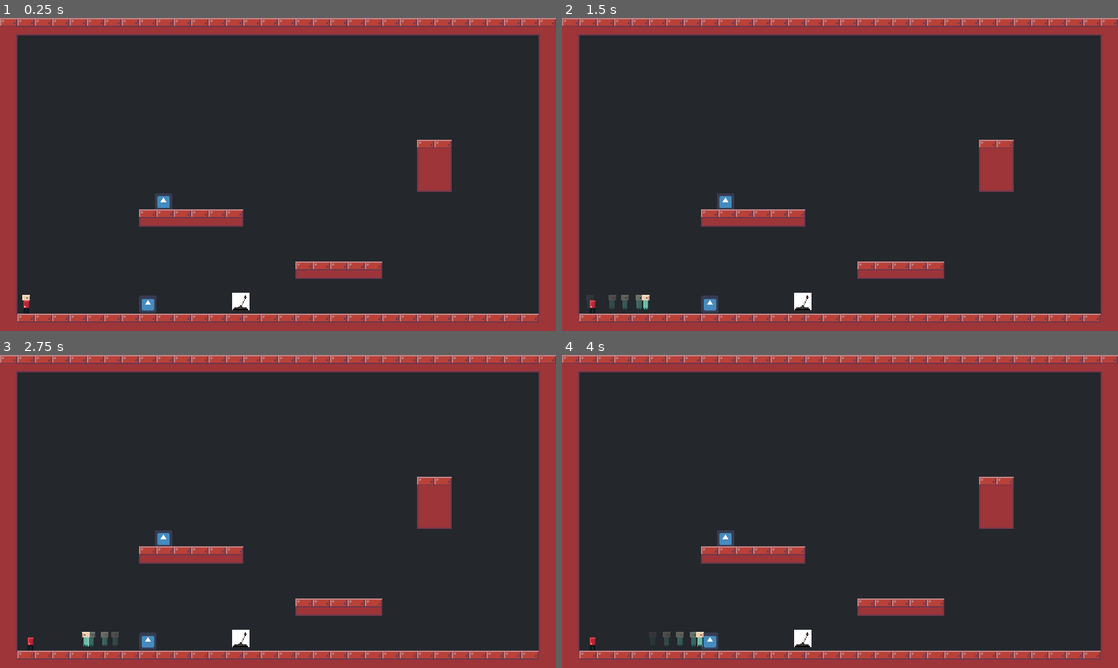
Above: before the commit, frames 1-4 (two rows, left to right).
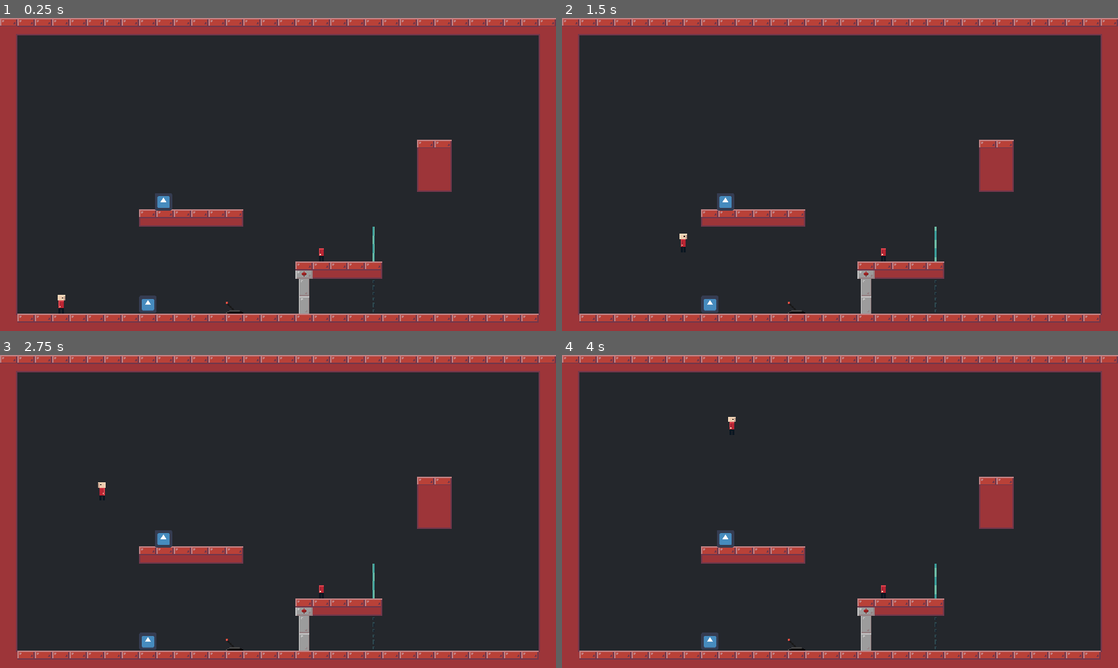
Above: after the commit, the same moments.

Repository: Lunatic-Games/kill-me-now
Game: Godot game, scene res://levels/level_test.tscn
Two runs of this game, one before a commit and one after it. Both use one fixed random seed, a clock stepped at 60 frames per second and the inputs below. The engine's default icon, where the game draws it, is replaced by a stand-in: a white triangle on a blue panel in a dark square.
Inputs:
- Up to frame 1 (0.25 s): no input
- Up to frame 2 (1.5 s): tap Enter at 0.5 s; hold D (move_right) from 0.53 s (still down); tap E (interact, bound only after the commit) at 0.6 s; tap Space (jump) at 0.77, 1.07 s; tap Q (interact, bound only before the commit) at 0.8, 1.35 s
- Up to frame 3 (2.75 s): tap Space (jump) at 1.52, 1.55, 1.82, 2.1 s; release D (move_right) at 2.03 s; hold A (move_left) from 2.03 s (still down); tap E (interact, bound only after the commit) at 2.3 s
- Up to frame 4 (4 s): release A (move_left) at 2.78 s; hold D (move_right) from 2.78 s (still down); tap E (interact, bound only after the commit) at 2.85 s; tap Space (jump) at 3.02, 3.32, 3.77, 3.8 s; tap Q (interact, bound only before the commit) at 3.05, 3.6 s

The runs differ from the first frame. In frame 1, 0.7% of the frame differs, in the area x 4-68%, y 61-95%; in frame 2, 0.9%; in frame 3, 0.9%, in the area x 5-68%, y 40-95%; in frame 4, 0.9%.

Commit message:
Added gates, fences, and soul fences

Diff:
--- a/player/player.gd
+++ b/body/body.gd
@@ -15,7 +15,7 @@
 
 func _physics_process(delta):
 	if has_node("Soul"):
-		if Input.is_action_just_pressed("release_soul"):
+		if Input.is_action_just_pressed("move_down"):
 			release_soul()
 			return
 
@@ -29,7 +29,8 @@
 		if Input.is_action_pressed("move_right"):
 			movement.x += 1
 			set_direction(1)
-		if Input.is_action_just_pressed("jump") and jumps_used < NUM_JUMPS:
+		if (Input.is_action_just_pressed("jump") or
+				Input.is_action_just_pressed("move_up") and jumps_used < NUM_JUMPS):
 			jumps_used += 1
 			velocity.y = -JUMP_SPEED
 
--- a/player/player.tscn
+++ b/body/body.tscn
@@ -1,8 +1,7 @@
-[gd_scene load_steps=7 format=2]
+[gd_scene load_steps=9 format=2]
 
-[ext_resource path="res://player/player.png" type="Texture" id=1]
-[ext_resource path="res://player/player.gd" type="Script" id=2]
-[ext_resource path="res://soul/soul.tscn" type="PackedScene" id=4]
+[ext_resource path="res://body/body.gd" type="Script" id=2]
+[ext_resource path="res://body/body.png" type="Texture" id=3]
 
 [sub_resource type="RectangleShape2D" id=1]
 extents = Vector2( 5, 17 )
@@ -13,17 +12,25 @@
 [sub_resource type="RectangleShape2D" id=3]
 extents = Vector2( 22, 24 )
 
+[sub_resource type="Animation" id=4]
+resource_name = "falling"
+
+[sub_resource type="Animation" id=5]
+resource_name = "idle"
+loop = true
+
+[sub_resource type="Animation" id=6]
+resource_name = "moving"
+
 [node name="Player" type="KinematicBody2D"]
+collision_layer = 0
 script = ExtResource( 2 )
 __meta__ = {
 "_edit_group_": true
 }
 
-[node name="Soul" parent="." instance=ExtResource( 4 )]
-position = Vector2( 0, 4 )
-
 [node name="BodySprite" type="Sprite" parent="."]
-texture = ExtResource( 1 )
+texture = ExtResource( 3 )
 
 [node name="BodyCollisionShape2D" type="CollisionShape2D" parent="."]
 position = Vector2( -1, 7 )
@@ -37,11 +44,18 @@
 shape = SubResource( 2 )
 
 [node name="AttachmentPoint" type="Position2D" parent="."]
+visible = false
 position = Vector2( 0, 4 )
 
 [node name="InteractArea" type="Area2D" parent="."]
+visible = false
 
 [node name="CollisionShape2D" type="CollisionShape2D" parent="InteractArea"]
 shape = SubResource( 3 )
+
+[node name="AnimationPlayer" type="AnimationPlayer" parent="."]
+anims/falling = SubResource( 4 )
+anims/idle = SubResource( 5 )
+anims/moving = SubResource( 6 )
 [connection signal="area_entered" from="InteractArea" to="." method="_on_InteractArea_area_entered"]
 [connection signal="area_exited" from="InteractArea" to="." method="_on_InteractArea_area_exited"]
--- /dev/null
+++ b/contraptions/fence/fence.tscn
@@ -0,0 +1,15 @@
+[gd_scene load_steps=3 format=2]
+
+[ext_resource path="res://contraptions/fence/fence.png" type="Texture" id=1]
+
+[sub_resource type="RectangleShape2D" id=1]
+extents = Vector2( 2, 16 )
+
+[node name="Fence" type="StaticBody2D"]
+position = Vector2( 448, 272 )
+
+[node name="CollisionShape2D" type="CollisionShape2D" parent="."]
+shape = SubResource( 1 )
+
+[node name="Sprite" type="Sprite" parent="."]
+texture = ExtResource( 1 )
--- /dev/null
+++ b/contraptions/gate/gate.gd
@@ -0,0 +1,9 @@
+extends Node2D
+
+
+func open():
+	$AnimationPlayer.play("open")
+
+
+func close():
+	$AnimationPlayer.play_backwards("open")
--- /dev/null
+++ b/contraptions/gate/gate.tscn
@@ -0,0 +1,83 @@
+[gd_scene load_steps=7 format=2]
+
+[ext_resource path="res://contraptions/gate/gate.gd" type="Script" id=1]
+[ext_resource path="res://contraptions/gem/gem.png" type="Texture" id=2]
+[ext_resource path="res://contraptions/gate/gate.png" type="Texture" id=3]
+
+[sub_resource type="RectangleShape2D" id=1]
+extents = Vector2( 10, 16 )
+
+[sub_resource type="RectangleShape2D" id=2]
+extents = Vector2( 10, 16 )
+
+[sub_resource type="Animation" id=3]
+resource_name = "open"
+tracks/0/type = "value"
+tracks/0/path = NodePath("Upper:position")
+tracks/0/interp = 1
+tracks/0/loop_wrap = true
+tracks/0/imported = false
+tracks/0/enabled = true
+tracks/0/keys = {
+"times": PoolRealArray( 0, 1 ),
+"transitions": PoolRealArray( 1, 1 ),
+"update": 0,
+"values": [ Vector2( 0, -16 ), Vector2( 0, -48 ) ]
+}
+tracks/1/type = "value"
+tracks/1/path = NodePath("Lower:position")
+tracks/1/interp = 1
+tracks/1/loop_wrap = true
+tracks/1/imported = false
+tracks/1/enabled = true
+tracks/1/keys = {
+"times": PoolRealArray( 0, 1 ),
+"transitions": PoolRealArray( 1, 1 ),
+"update": 0,
+"values": [ Vector2( 0, 16 ), Vector2( 0, 48 ) ]
+}
+
+[node name="Gate" type="Node2D"]
+script = ExtResource( 1 )
+
+[node name="Upper" type="StaticBody2D" parent="."]
+position = Vector2( 0, -16 )
+z_index = -1
+z_as_relative = false
+
+[node name="Sprite" type="Sprite" parent="Upper"]
+texture = ExtResource( 3 )
+region_enabled = true
+region_rect = Rect2( 0, 0, 32, 32 )
+
+[node name="CollisionShape2D" type="CollisionShape2D" parent="Upper"]
+visible = false
+shape = SubResource( 1 )
+
+[node name="Lower" type="StaticBody2D" parent="."]
+position = Vector2( 0, 16 )
+z_index = -1
+z_as_relative = false
+
+[node name="Sprite" type="Sprite" parent="Lower"]
+texture = ExtResource( 3 )
+region_enabled = true
+region_rect = Rect2( 32, 0, 32, 32 )
+
+[node name="CollisionShape2D" type="CollisionShape2D" parent="Lower"]
+visible = false
+shape = SubResource( 2 )
+
+[node name="Top" type="Sprite" parent="."]
+position = Vector2( 0, -32 )
+texture = ExtResource( 3 )
+region_enabled = true
+region_rect = Rect2( 64, 0, 32, 32 )
+
+[node name="Gem" type="Sprite" parent="."]
+modulate = Color( 1, 0.227451, 0.227451, 1 )
+position = Vector2( 1, -40 )
+texture = ExtResource( 2 )
+
+[node name="AnimationPlayer" type="AnimationPlayer" parent="."]
+anims/open = SubResource( 3 )
--- /dev/null
+++ b/contraptions/lever/lever.gd
@@ -0,0 +1,16 @@
+extends Node2D
+
+
+signal pulled
+
+var toggled = false
+
+
+func interact():
+	toggled = !toggled
+	if toggled:
+		$AnimationPlayer.play("flip_right")
+		emit_signal("pulled", true)
+	else:
+		$AnimationPlayer.play("flip_left")
+		emit_signal("pulled", false)
--- /dev/null
+++ b/contraptions/lever/lever.tscn
@@ -0,0 +1,59 @@
+[gd_scene load_steps=6 format=2]
+
+[ext_resource path="res://contraptions/lever/lever.gd" type="Script" id=1]
+[ext_resource path="res://contraptions/lever/lever.png" type="Texture" id=2]
+
+[sub_resource type="RectangleShape2D" id=1]
+
+[sub_resource type="Animation" id=2]
+resource_name = "flip_left"
+length = 0.2
+tracks/0/type = "value"
+tracks/0/path = NodePath("Sprite:region_rect")
+tracks/0/interp = 1
+tracks/0/loop_wrap = true
+tracks/0/imported = false
+tracks/0/enabled = true
+tracks/0/keys = {
+"times": PoolRealArray( 0, 0.1, 0.2 ),
+"transitions": PoolRealArray( 1, 1, 1 ),
+"update": 1,
+"values": [ Rect2( 64, 0, 32, 32 ), Rect2( 96, 0, 32, 32 ), Rect2( 0, 0, 32, 32 ) ]
+}
+
+[sub_resource type="Animation" id=3]
+length = 0.2
+tracks/0/type = "value"
+tracks/0/path = NodePath("Sprite:region_rect")
+tracks/0/interp = 1
+tracks/0/loop_wrap = true
+tracks/0/imported = false
+tracks/0/enabled = true
+tracks/0/keys = {
+"times": PoolRealArray( 0, 0.1, 0.2 ),
+"transitions": PoolRealArray( 1, 1, 1 ),
+"update": 1,
+"values": [ Rect2( 0, 0, 32, 32 ), Rect2( 32, 0, 32, 32 ), Rect2( 64, 0, 32, 32 ) ]
+}
+
+[node name="Lever" type="Node2D"]
+position = Vector2( 516, 305 )
+script = ExtResource( 1 )
+
+[node name="Sprite" type="Sprite" parent="."]
+texture = ExtResource( 2 )
+region_enabled = true
+region_rect = Rect2( 0, 0, 32, 32 )
+
+[node name="Area2D" type="Area2D" parent="." groups=[
+"interactable",
+]]
+visible = false
+
+[node name="CollisionShape2D" type="CollisionShape2D" parent="Area2D"]
+scale = Vector2( 2, 2 )
+shape = SubResource( 1 )
+
+[node name="AnimationPlayer" type="AnimationPlayer" parent="."]
+anims/flip_left = SubResource( 2 )
+anims/flip_right = SubResource( 3 )
--- /dev/null
+++ b/contraptions/soul_fence/soul_fence.tscn
@@ -0,0 +1,39 @@
+[gd_scene load_steps=4 format=2]
+
+[ext_resource path="res://contraptions/soul_fence/soul_fence.png" type="Texture" id=1]
+
+[sub_resource type="Animation" id=1]
+resource_name = "spiral"
+loop = true
+step = 0.05
+tracks/0/type = "value"
+tracks/0/path = NodePath(".:region_rect")
+tracks/0/interp = 1
+tracks/0/loop_wrap = true
+tracks/0/imported = false
+tracks/0/enabled = true
+tracks/0/keys = {
+"times": PoolRealArray( 0, 0.25, 0.5, 0.75 ),
+"transitions": PoolRealArray( 1, 1, 1, 1 ),
+"update": 1,
+"values": [ Rect2( 0, 0, 32, 32 ), Rect2( 32, 0, 32, 32 ), Rect2( 64, 0, 32, 32 ), Rect2( 96, 0, 32, 32 ) ]
+}
+
+[sub_resource type="RectangleShape2D" id=2]
+extents = Vector2( 2, 16 )
+
+[node name="SoulFence" type="StaticBody2D"]
+collision_layer = 2
+collision_mask = 2
+
+[node name="Sprite" type="Sprite" parent="."]
+texture = ExtResource( 1 )
+region_enabled = true
+region_rect = Rect2( 96, 0, 32, 32 )
+
+[node name="AnimationPlayer" type="AnimationPlayer" parent="Sprite"]
+autoplay = "spiral"
+anims/spiral = SubResource( 1 )
+
+[node name="CollisionShape2D" type="CollisionShape2D" parent="."]
+shape = SubResource( 2 )
--- a/levels/level_test.tscn
+++ b/levels/level_test.tscn
@@ -1,26 +1,28 @@
-[gd_scene load_steps=6 format=2]
+[gd_scene load_steps=11 format=2]
 
 [ext_resource path="res://tiles/dungeon_tileset.tres" type="TileSet" id=1]
-[ext_resource path="res://player/player.tscn" type="PackedScene" id=2]
+[ext_resource path="res://body/body.tscn" type="PackedScene" id=2]
 [ext_resource path="res://npc/npc.tscn" type="PackedScene" id=3]
 [ext_resource path="res://icon.png" type="Texture" id=4]
-[ext_resource path="res://lever/lever.tscn" type="PackedScene" id=5]
+[ext_resource path="res://contraptions/lever/lever.tscn" type="PackedScene" id=5]
+[ext_resource path="res://soul/soul.tscn" type="PackedScene" id=6]
+[ext_resource path="res://contraptions/gate/gate.tscn" type="PackedScene" id=7]
+[ext_resource path="res://contraptions/soul_fence/soul_fence.tscn" type="PackedScene" id=8]
+[ext_resource path="res://contraptions/fence/fence.tscn" type="PackedScene" id=9]
+
+[sub_resource type="GDScript" id=1]
+script/source = "extends \"res://contraptions/gate/gate.gd\"
+
+
+
+func _on_Lever_pulled(on):
+	if on:
+		open()
+	else:
+		close()
+"
 
 [node name="LevelTest" type="Node2D"]
-
-[node name="Player" parent="." instance=ExtResource( 2 )]
-position = Vector2( 49.1369, 526.647 )
-
-[node name="NPC" parent="." instance=ExtResource( 3 )]
-position = Vector2( 272.343, 526.789 )
-z_index = -1
-dialogue = [ "Wow you found me!", "I wonder how big these texts can get...", "Oh well, I guess we'll never know!!" ]
-npc_texture = ExtResource( 4 )
-
-[node name="NPC2" parent="." instance=ExtResource( 3 )]
-position = Vector2( 300.887, 337.969 )
-dialogue = [ "Hey, good job getting up here!", "Im kinda stuck..." ]
-npc_texture = ExtResource( 4 )
 
 [node name="TileMap" type="TileMap" parent="."]
 tile_set = ExtResource( 1 )
@@ -30,6 +32,45 @@
 format = 1
 tile_data = PoolIntArray( 65535, 0, 65537, 0, 0, 131072, 1, 0, 3, 2, 0, 3, 3, 0, 3, 4, 0, 3, 5, 0, 3, 6, 0, 3, 7, 0, 3, …(3072 unchanged characters)…
 
+[node name="SoulFence" parent="." instance=ExtResource( 8 )]
+position = Vector2( 688, 432 )
+
+[node name="SoulFence2" parent="." instance=ExtResource( 8 )]
+position = Vector2( 688, 400 )
+
 [node name="Lever" parent="." instance=ExtResource( 5 )]
-position = Vector2( 443, 521 )
+position = Vector2( 432, 528 )
 z_index = -1
+
+[node name="Gate" parent="." instance=ExtResource( 7 )]
+position = Vector2( 560, 512 )
+script = SubResource( 1 )
+
+[node name="NPC" parent="." instance=ExtResource( 3 )]
+position = Vector2( 272.343, 526.789 )
+dialogue = [ "Wow you found me!", "I wonder how big these texts can get...", "Oh well, I guess we'll never know!!" ]
+npc_texture = ExtResource( 4 )
+
+[node name="NPC2" parent="." instance=ExtResource( 3 )]
+position = Vector2( 300.887, 337.969 )
+dialogue = [ "Hey, good job getting up here!", "Im kinda stuck..." ]
+npc_texture = ExtResource( 4 )
+
+[node name="Body" parent="." instance=ExtResource( 2 )]
+position = Vector2( 114, 520 )
+z_index = 1
+z_as_relative = false
+
+[node name="Soul" parent="Body" instance=ExtResource( 6 )]
+position = Vector2( 0, 4 )
+z_as_relative = false
+
+[node name="Body2" parent="." instance=ExtResource( 2 )]
+position = Vector2( 593, 424 )
+
+[node name="Fence" parent="." instance=ExtResource( 9 )]
+position = Vector2( 688, 528 )
+
+[node name="Fence2" parent="." instance=ExtResource( 9 )]
+position = Vector2( 688, 496 )
+[connection signal="pulled" from="Lever" to="Gate" method="_on_Lever_pulled"]
--- a/lever/lever.gd
+++ /dev/null
@@ -1,13 +0,0 @@
-signal lever_pull
-
-extends Node2D
-
-var direction = -1
-
-func interact():
-	if direction > 0:
-		direction = -1
-	else:
-		direction = 1
-	$Sprite.scale.x = direction
-	emit_signal("lever_pull")
--- a/lever/lever.tscn
+++ /dev/null
@@ -1,20 +0,0 @@
-[gd_scene load_steps=4 format=2]
-
-[ext_resource path="res://lever/lever.png" type="Texture" id=1]
-[ext_resource path="res://lever/lever.gd" type="Script" id=2]
-
-[sub_resource type="RectangleShape2D" id=1]
-
-[node name="Lever" type="Node2D"]
-script = ExtResource( 2 )
-
-[node name="Sprite" type="Sprite" parent="."]
-texture = ExtResource( 1 )
-
-[node name="Area2D" type="Area2D" parent="." groups=[
-"interactable",
-]]
-
-[node name="CollisionShape2D" type="CollisionShape2D" parent="Area2D"]
-scale = Vector2( 2, 2 )
-shape = SubResource( 1 )
--- a/npc/npc.gd
+++ b/npc/npc.gd
@@ -10,7 +10,6 @@
 	$Dialogue.content = dialogue
 
 func interact_enter():
-	print("Entered NPC area")
 	if !showing_text:
 		$Dialogue._make_active()
 		showing_text = true
@@ -20,7 +19,6 @@
 		$Dialogue._flip_page()
 
 func interact_exit():
-	print("Exited NPC area")
 	if showing_text:
 		$Dialogue._make_inactive()
 		showing_text = false
--- a/project.godot
+++ b/project.godot
@@ -79,12 +79,6 @@
 "events": [ Object(InputEventKey,"resource_local_to_scene":false,"resource_name":"","device":0,"alt":false,"shift":false,"control":false,"meta":false,"command":false,"pressed":false,"scancode":32,"unicode":0,"echo":false,"script":null)
  ]
 }
-release_soul={
-"deadzone": 0.5,
-"events": [ Object(InputEventKey,"resource_local_to_scene":false,"resource_name":"","device":0,"alt":false,"shift":false,"control":false,"meta":false,"command":false,"pressed":false,"scancode":69,"unicode":0,"echo":false,"script":null)
-, Object(InputEventJoypadButton,"resource_local_to_scene":false,"resource_name":"","device":-1,"button_index":1,"pressure":0.0,"pressed":false,"script":null)
- ]
-}
 move_left={
 "deadzone": 0.5,
 "events": [ Object(InputEventKey,"resource_local_to_scene":false,"resource_name":"","device":0,"alt":false,"shift":false,"control":false,"meta":false,"command":false,"pressed":false,"scancode":65,"unicode":0,"echo":false,"script":null)
@@ -115,8 +109,8 @@
 }
 interact={
 "deadzone": 0.5,
-"events": [ Object(InputEventKey,"resource_local_to_scene":false,"resource_name":"","device":0,"alt":false,"shift":false,"control":false,"meta":false,"command":false,"pressed":false,"scancode":81,"unicode":0,"echo":false,"script":null)
-, Object(InputEventJoypadButton,"resource_local_to_scene":false,"resource_name":"","device":-1,"button_index":0,"pressure":0.0,"pressed":false,"script":null)
+"events": [ Object(InputEventKey,"resource_local_to_scene":false,"resource_name":"","device":0,"alt":false,"shift":false,"control":false,"meta":false,"command":false,"pressed":false,"scancode":69,"unicode":0,"echo":false,"script":null)
+, Object(InputEventJoypadButton,"resource_local_to_scene":false,"resource_name":"","device":-1,"button_index":1,"pressure":0.0,"pressed":false,"script":null)
  ]
 }
 
--- a/soul/soul.gd
+++ b/soul/soul.gd
@@ -53,6 +53,7 @@
 	get_parent().remove_child(self)
 	body.add_child(self)
 	body.move_child(self, 0)
+	body.set_direction(sign($Sprite.scale.x))
 	position = body.get_node("AttachmentPoint").position
 
 
--- a/soul/soul.tscn
+++ b/soul/soul.tscn
@@ -4,24 +4,23 @@
 [ext_resource path="res://soul/soul.gd" type="Script" id=2]
 [ext_resource path="res://soul/soul_particle.png" type="Texture" id=3]
 
-[sub_resource type="Gradient" id=4]
+[sub_resource type="Gradient" id=1]
 colors = PoolColorArray( 0.584314, 0.768627, 0.784314, 0.666667, 1, 1, 1, 0 )
 
-[sub_resource type="GradientTexture" id=5]
-gradient = SubResource( 4 )
+[sub_resource type="GradientTexture" id=2]
+gradient = SubResource( 1 )
 
 [sub_resource type="ParticlesMaterial" id=3]
 flag_disable_z = true
 gravity = Vector3( 0, 0, 0 )
 orbit_velocity = 0.0
 orbit_velocity_random = 0.0
-color_ramp = SubResource( 5 )
+color_ramp = SubResource( 2 )
 
-[sub_resource type="RectangleShape2D" id=1]
+[sub_resource type="RectangleShape2D" id=4]
 extents = Vector2( 5, 13 )
 
-[sub_resource type="Animation" id=2]
-resource_name = "idle"
+[sub_resource type="Animation" id=5]
 length = 0.7
 loop = true
 step = 0.05
@@ -62,11 +61,11 @@
 [node name="CollisionShape2D" type="CollisionShape2D" parent="."]
 visible = false
 position = Vector2( -1, -1 )
-shape = SubResource( 1 )
+shape = SubResource( 4 )
 
 [node name="AnimationPlayer" type="AnimationPlayer" parent="."]
 autoplay = "idle"
-anims/idle = SubResource( 2 )
+anims/idle = SubResource( 5 )
 
 [node name="AttachmentArea" type="Area2D" parent="."]
 visible = false
@@ -76,7 +75,7 @@
 shape = SubResource( 6 )
 
 [node name="ReattachCooldown" type="Timer" parent="."]
-wait_time = 0.5
+wait_time = 0.1
 one_shot = true
 [connection signal="area_entered" from="AttachmentArea" to="." method="_on_AttachmentArea_area_entered"]
 [connection signal="timeout" from="ReattachCooldown" to="." method="_on_ReattachCooldown_timeout"]
Renamed: player/player.png -> body/body.png
Not shown, changed: body/body.png.import
Binary file added: contraptions/fence/fence.png
Not shown, added: contraptions/fence/fence.png.import
Binary file added: contraptions/gate/gate.png
Not shown, added: contraptions/gate/gate.png.import
Binary file added: contraptions/gem/gem.png
Not shown, added: contraptions/gem/gem.png.import
Binary file added: contraptions/lever/lever.png
Not shown, changed: contraptions/lever/lever.png.import
Binary file added: contraptions/soul_fence/soul_fence.png
Not shown, added: contraptions/soul_fence/soul_fence.png.import
(and 7 more such lines)
